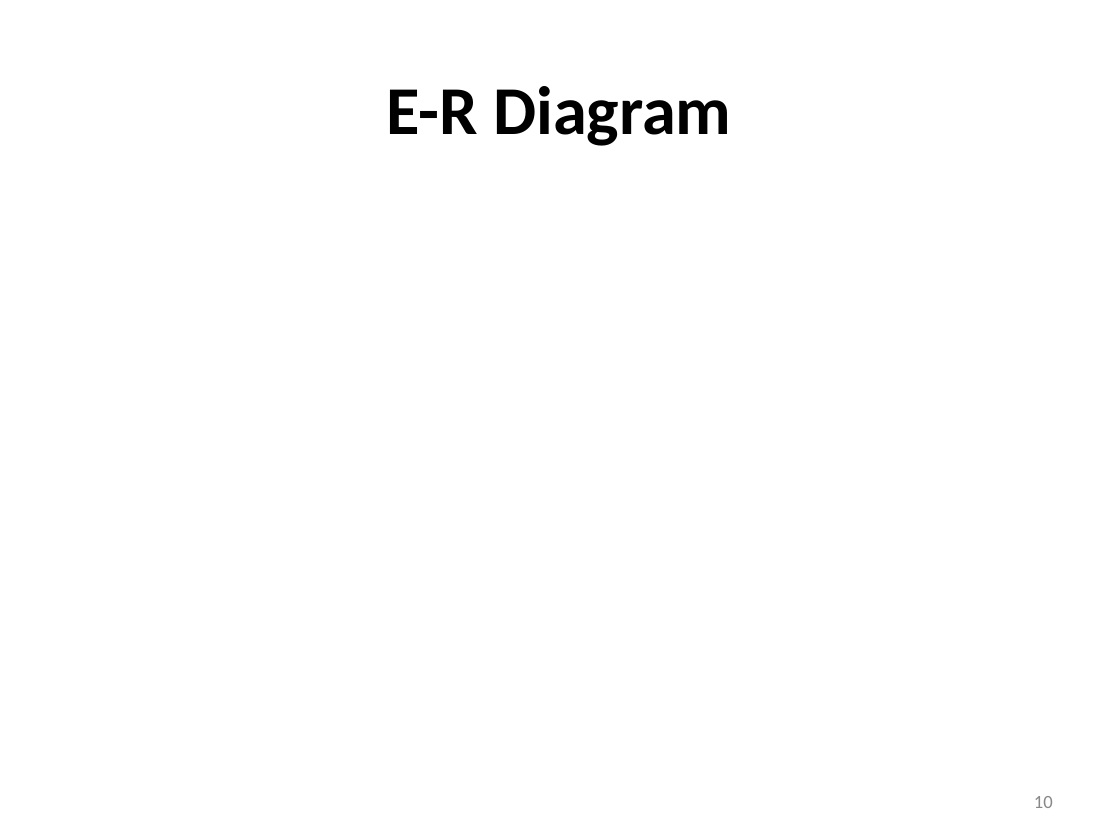
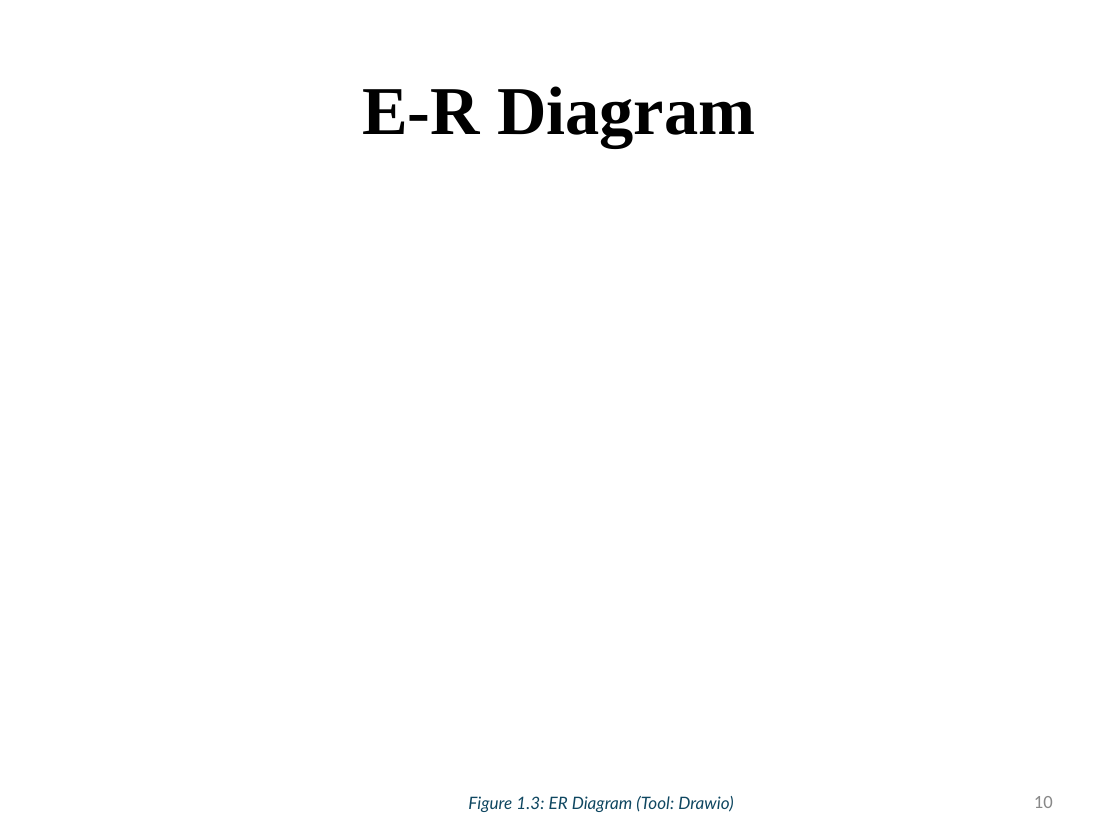
Before and after one commit to laibabintatahir/FYP-DOCS, a slide deck: slide 10 of LMS_60%.pptx. Drawn at 1120x840 pixels with LibreOffice and Linux fonts; fonts in the diff are those of the drawing. Boxes give left, top, right and bottom in pixels: in the first picture for what was removed or moved away, otherwise in the second. Text is boxed around its words. In the diff, an @@ line names an element or a change of style, - is before the commit and + after.

```diff
--- a/LMS_60%.pptx
+++ b/LMS_60%.pptx
@@ title "E-R Diagram" at bbox=[362, 86, 755, 148]: font Calibri to Times New Roman @@
@@ text added at bbox=[468, 796, 733, 812], 11 pt, text #0F4761, italic @@
+Figure 1.3: ER Diagram (Tool: Drawio)
```
Also in this commit, not shown: 13 other slides changed, 2 slides added, 1 slide removed, 18 other files.
